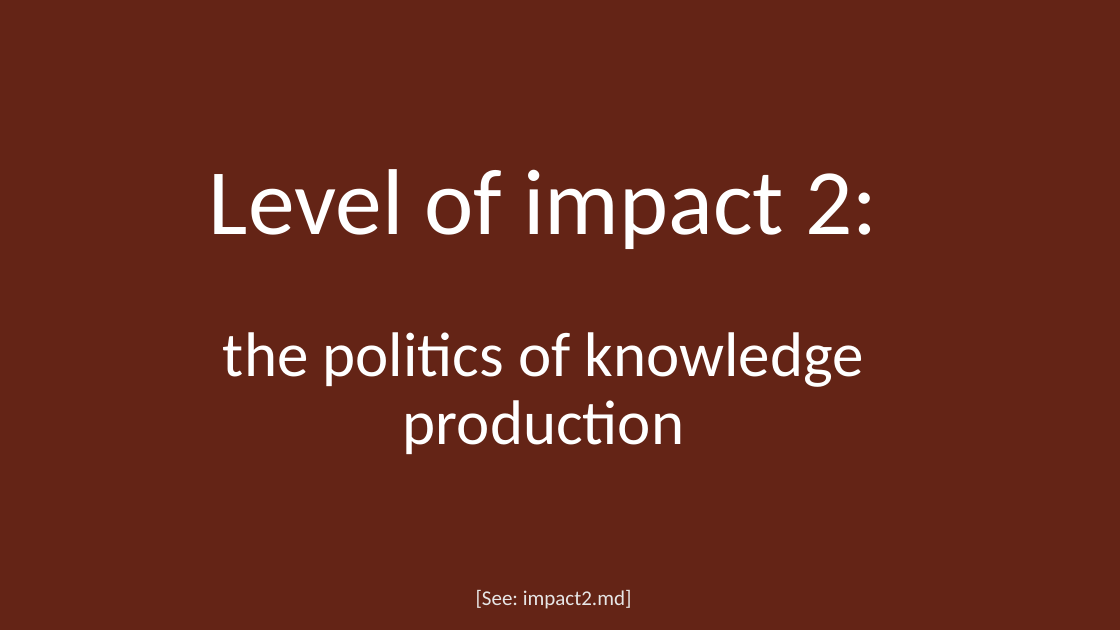
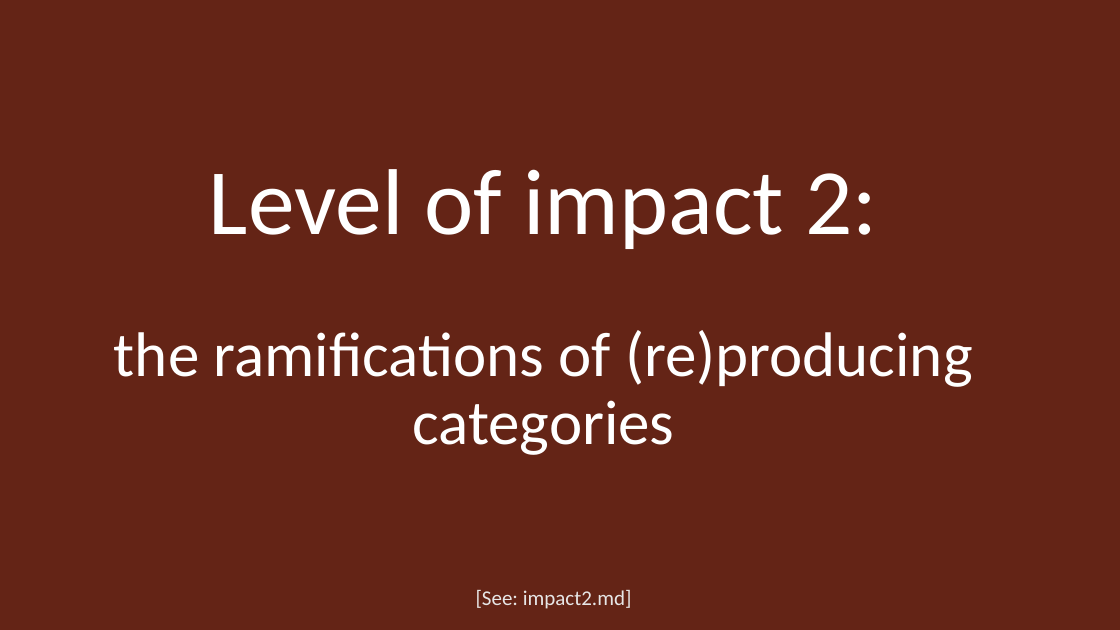
Before and after one commit to dhsouthbend/ethics, a slide deck: slide 24 of slides.pptx (slide 25 before the commit). Drawn at 1120x630 pixels with LibreOffice and Linux fonts; fonts in the diff are those of the drawing. Boxes give left, top, right and bottom in pixels: in the first picture for what was removed or moved away, otherwise in the second. Text is boxed around its words. In the diff, an @@ line names an element or a change of style, - is before the commit and + after.

```diff
--- a/slides.pptx
+++ b/slides.pptx
@@ title at (114,169,973,455): text changed @@
-Level of impact 2:
-the politics of knowledge production
+Level of impact 2:
+the ramifications of (re)producing categories
```
Also in this commit, not shown: 2 other slides changed, 1 slide removed, 1 other file.
